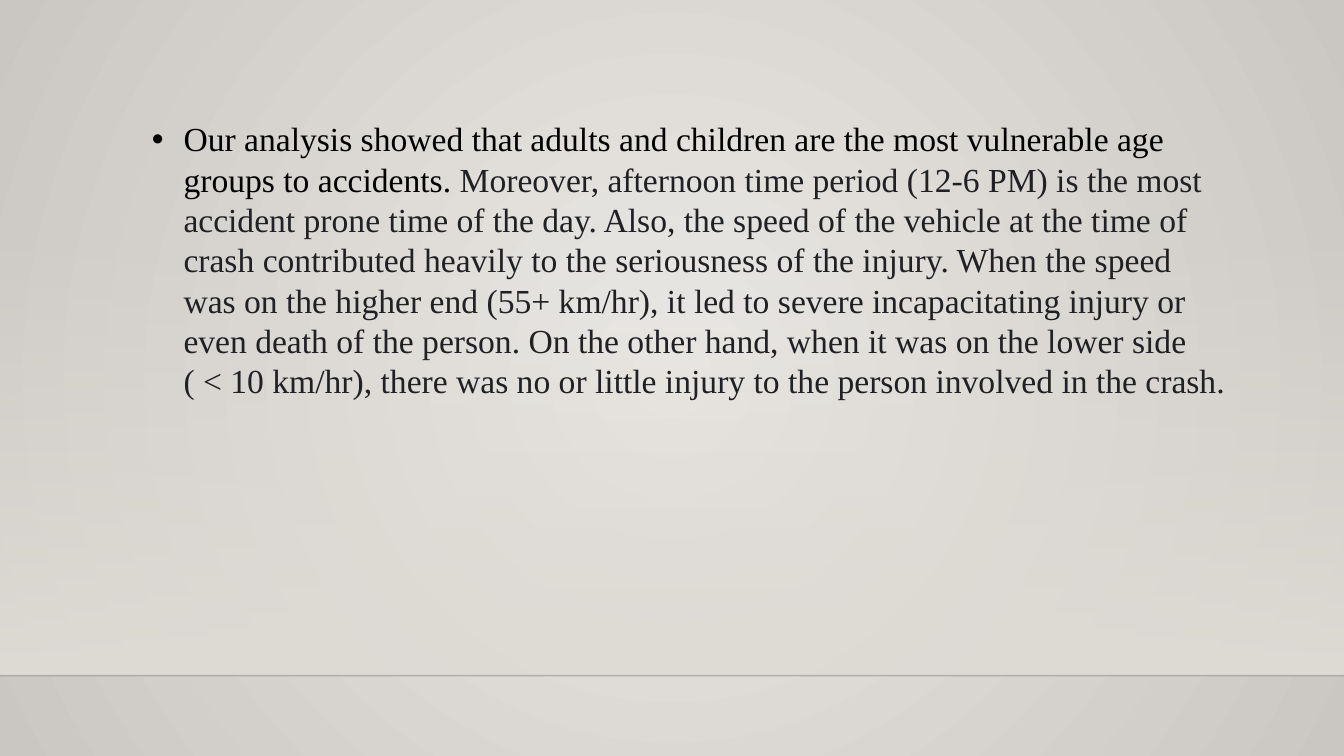
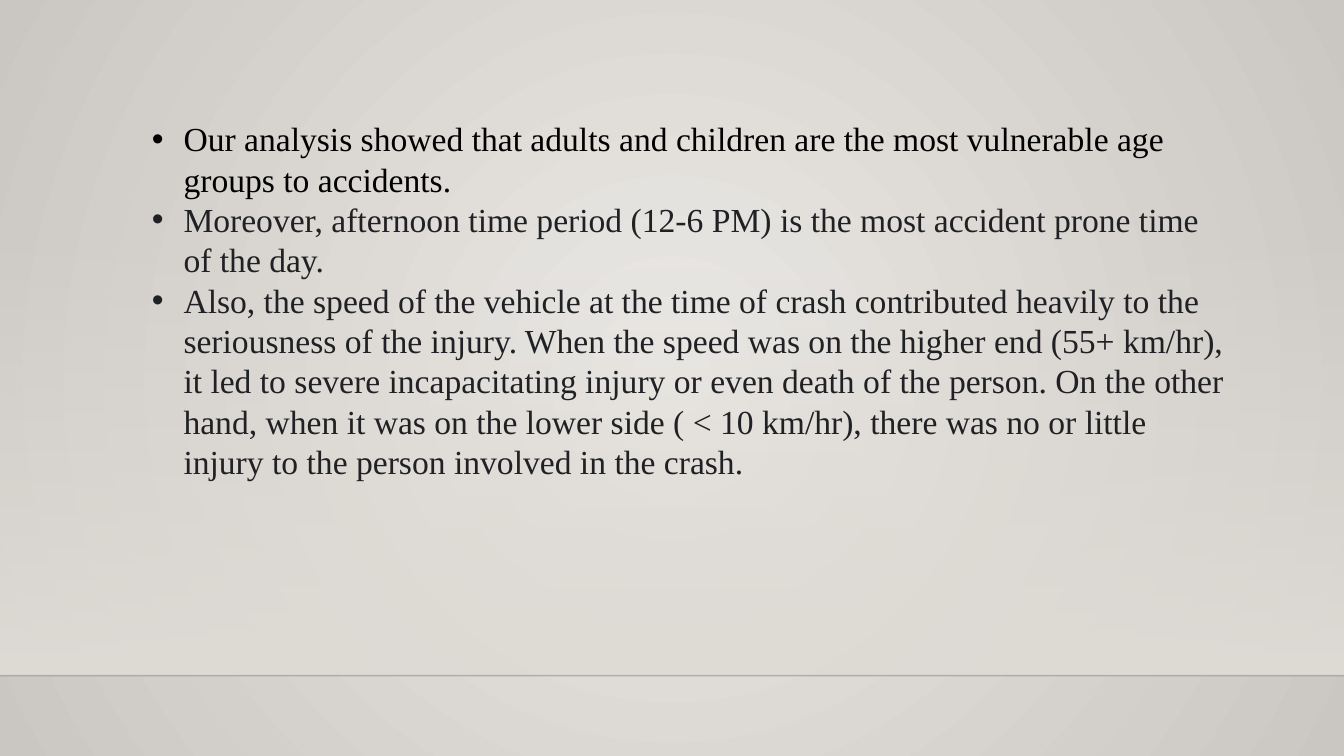
Before and after one commit to rajgabani/DAB-103-006-001, a slide deck: slide 26 of Project.pptx (slide 50 before the commit). Drawn at 1344x756 pixels with LibreOffice and Linux fonts; fonts in the diff are those of the drawing; background and template pictures are left out. Boxes give left, top, right and bottom in pixels: in the first picture for what was removed or moved away, otherwise in the second. Text is boxed around its words. In the diff, an @@ line names an element or a change of style, - is before the commit and + after.

```diff
--- a/Project.pptx
+++ b/Project.pptx
@@ text at box(184, 127, 1223, 480): text changed @@
-• Our analysis showed that adults and children are the most vulnerable age groups to accidents. Moreover, afternoon time period (12-6 PM) is the most accident prone time of the day. Also, the speed of the vehicle at the time of crash contributed heavily to the seriousness of the injury. When the speed was on the higher end (55+ km/hr), it led to severe incapacitating injury or even death of the person. On the other hand, when it was on the lower side ( < 10 km/hr), there was no or little injury to the person involved in the crash.
+• Our analysis showed that adults and children are the most vulnerable age groups to accidents.
+• Moreover, afternoon time period (12-6 PM) is the most accident prone time of the day.
+• Also, the speed of the vehicle at the time of crash contributed heavily to the seriousness of the injury. When the speed was on the higher end (55+ km/hr), it led to severe incapacitating injury or even death of the person. On the other hand, when it was on the lower side ( < 10 km/hr), there was no or little injury to the person involved in the crash.
```
Also in this commit, not shown: 18 other slides changed, 4 slides added, 38 slides removed, 2 other files.
